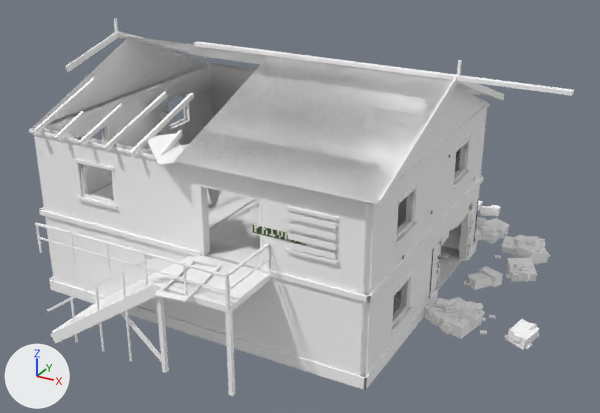
One commit to the glTF model assets/models/buildings/signal_box.glb: the scene before it, then after it.
One viewpoint serves both versions: a 50 mm lens placed at (14.2, -23.8, 14.7), pointed at (1.2, -0.2, 2.9). Arrows for +X, +Y and +Z are at lower left; the lights stay in place. The older version comes first. Vertices at exactly the same position are counted once.

Before the edit, the objects in view are built like this:
```python
me_signal_box = bpy.data.meshes.new('signal_box')
me_signal_box.from_pydata(...)  # 10849 vertices, 15500 faces; spans x -6.6..10.0, y -7.9..9.4, z -0.3..8.7
# faces by material slot: [15256, 20, 116, 108]
me_signal_box.materials.append(mat_kit_atlas)
me_signal_box.materials.append(mat_decals)
me_signal_box.materials.append(mat_glass)
me_signal_box.materials.append(mat_graffiti)
ob_signal_box = bpy.data.objects.new('signal_box', me_signal_box)
ob_signal_box.location = (0.0, 0.0, 0.0)
```
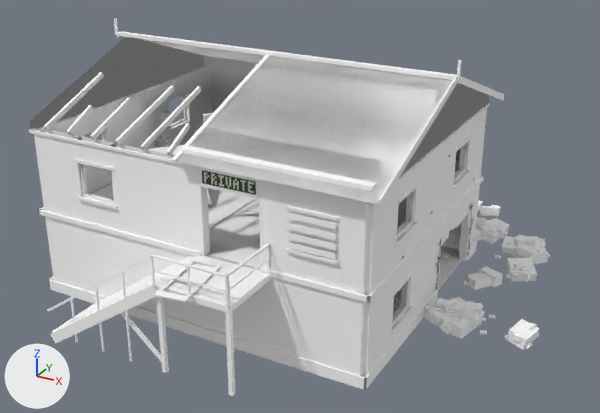
Edits to the bpy script that builds the scene:
```text
Change me_signal_box:
    used by ob_signal_box; location = (0.0, 0.0, 0.0)
    remove me_signal_box.from_pydata(...)  # 10849 vertices, 15500 faces; spans x -6.6..10.0, y -7.9..9.4, z -0.3..8.7
    add me_signal_box.from_pydata(...)  # 10846 vertices, 15512 faces; spans x -6.6..9.9, y -7.9..9.4, z -0.3..8.7
    me_signal_box part 1: the loose piece of 8 vertices spanning x 0.2, y -7.4, z 3.0..4.0 is moved by (0.2, 0.0, 0.0)
    me_signal_box part 2: the loose piece of 8 vertices spanning x 1.6, y -7.4, z 3.0..4.0 is moved by (0.1, 0.0, 0.0)
    me_signal_box part 3: the loose piece of 10 vertices spanning x 3.6..5.2, y -5.2, z 5.2..5.3 is copied, and the copy is scaled about its middle by (1.23, 0.6, 5.38), then moved by (-2.7, 0.0, 0.4); it spans x 0.7..2.6, y -5.2, z 5.4..5.9
    me_signal_box part 4: the loose piece of 14 vertices spanning x -5.7..-5.5, y -5.6..-2.5, z 6.0..7.2 is moved by (0.0, 0.5, 0.1)
    me_signal_box part 5: the loose piece of 10 vertices spanning x -4.7..-4.5, y -5.6..-4.2, z 6.0..6.6 is moved by (0.0, 0.5, 0.1)
    me_signal_box part 6: the loose piece of 12 vertices spanning x -3.7..-3.5, y -5.6..-3.5, z 6.0..6.8 is moved by (0.0, 0.5, 0.1)
    me_signal_box part 7: the loose piece of 12 vertices spanning x -3.7..-3.5, y -5.6..-3.5, z 6.0..6.8 is copied, and the copy is scaled about its middle by (1.41, 1.38, 1.54), then moved by (1.1, 0.9, 0.2); it spans x -2.7..-2.4, y -5.0..-2.2, z 6.0..7.3
    me_signal_box part 8: the loose piece of 14 vertices spanning x -1.7..-1.4, y -5.6..-2.5, z 6.0..7.2 is moved by (0.0, 0.5, 0.1)
    me_signal_box part 9: the loose piece of 10 vertices spanning x -0.7..-0.5, y -5.6..-4.2, z 6.0..6.6 is moved by (0.0, 0.5, 0.1)
    me_signal_box part 10: the loose piece of 18 vertices spanning x -4.0..0.4, y -7.4, z 0.9..3.9 is copied, and the copy is multiplied about its middle by the matrix ((0.042, 1.108, -0.061), (0.651, 0.025, 0.899), (0.898, -0.069, -0.649)), then moved by (1.8, 4.6, 4.7); it spans x -0.1..0.1, y -5.6..0.0, z 6.1..8.2
    me_signal_box part 11: the loose piece of 8 vertices spanning x -3.0..10.0, y -0.1..0.1, z 8.1..8.2 is moved by (-3.5, 0.0, 0.0)
    me_signal_box part 12: the loose piece of 4 vertices spanning x 2.4..4.2, y -5.2, z 4.2..4.5 is moved by (-1.7, 0.0, 1.3)
    me_signal_box part 13: a new loose piece of 14 vertices spanning x -0.8..0.3, y -3.5..-2.4, z 4.5..7.0, in mat_kit_atlas
    me_signal_box part 14: the loose piece of 14 vertices spanning x -2.7..-2.4, y -5.6..-2.6, z 6.0..7.2 is deleted
    me_signal_box part 15: the loose piece of 8 vertices spanning x -4.0..-3.9, y -7.4, z 3.0..4.0 is deleted
    me_signal_box part 16: the loose piece of 8 vertices spanning x -1.2, y -7.4, z 3.0..4.0 is deleted
    me_signal_box part 17
    44 vertices are removed from x -6.6..6.2, y -7.4..0.0, z 3.5..8.2
    76 faces are deleted
    4 vertices in x 1.0, y -7.4..-7.3, z 3.5..4.0 move by (0.3, 0.0, 0.0)
    4 vertices in x 2.0, y -7.4..-7.3, z 3.5..4.0 move by (0.1, 0.0, 0.0)
    4 vertices move within x -6.6..0.4, y -7.4..0.0, z 3.9..8.2
    14 vertices are added at x -6.2..6.2, y -7.4..5.2, z 3.5..8.1
    6 new vertices lie (-2.6, 0.0, 0.0) away from vertices in x 3.0, y -7.4..-7.3, z 3.5..4.0
    5 new vertices lie (0.0, 0.0, 0.4) away from vertices in x -6.2..6.2, y -5.2..5.2, z 6.0
    64 new faces join them, mat_kit_atlas
    me_signal_box part 18: 124 kept faces spanning x -6.3..6.3, y -7.4..5.3, z 0.2..5.9 get new texture (UV) coordinates
    other edits to the shape of me_signal_box do not show in these pictures
```

What differs and where, as boxes (x1, y1, x2, y2) in the pictures (600 x 413 px; the box of a moved part takes in the faces that stretch with it):
'signal_box', reshaped
    before: (27, 19, 574, 396)
    after: (27, 19, 550, 396)
part 1 of me_signal_box, moved or reshaped
    before: (144, 252, 148, 284)
    after: (151, 257, 155, 286)
part 2 of me_signal_box, moved or reshaped
    before: (183, 263, 188, 296)
    after: (187, 267, 191, 294)
part 3 of me_signal_box, added
    after: (200, 169, 258, 197)
part 4 of me_signal_box, moved or reshaped
    before: (31, 78, 96, 136)
    after: (44, 72, 104, 130)
part 5 of me_signal_box, moved or reshaped
    before: (54, 111, 85, 141)
    after: (67, 105, 93, 135)
part 6 of me_signal_box, moved or reshaped
    before: (78, 104, 124, 146)
    after: (90, 98, 132, 140)
part 7 of me_signal_box, added
    after: (115, 86, 174, 145)
part 8 of me_signal_box, moved or reshaped
    before: (129, 93, 194, 157)
    after: (140, 86, 201, 150)
part 9 of me_signal_box, moved or reshaped
    before: (157, 130, 183, 157)
    after: (166, 123, 190, 156)
part 10 of me_signal_box, added
    after: (171, 54, 270, 163)
part 11 of me_signal_box, moved or reshaped
    before: (194, 41, 574, 96)
    after: (117, 31, 456, 80)
part 12 of me_signal_box, moved or reshaped
    before: (252, 224, 306, 246)
    after: (201, 170, 256, 195)
part 13 of me_signal_box, added (mostly hidden)
    after: (203, 113, 213, 124)
part 14 of me_signal_box, deleted
    before: (103, 92, 167, 151)
part 15 of me_signal_box, deleted
    before: (36, 225, 42, 253)
part 16 of me_signal_box, deleted
    before: (106, 242, 111, 273)
part 17 of me_signal_box, moved or reshaped
    before: (31, 31, 489, 312)
    after: (29, 31, 489, 312)
part 18 of me_signal_box, surface changed
    before: (402, 155, 479, 298)
    after: (402, 155, 474, 291)
